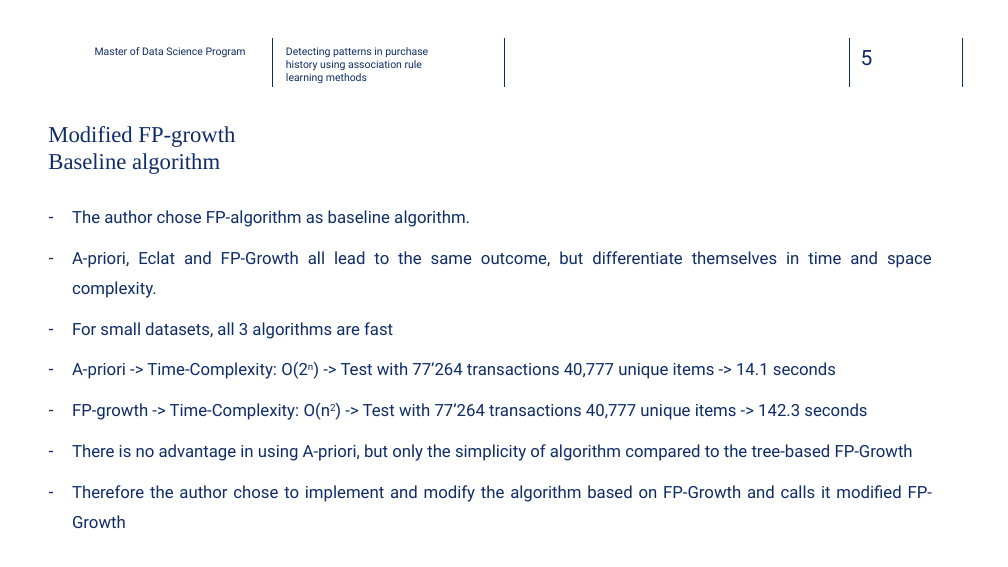
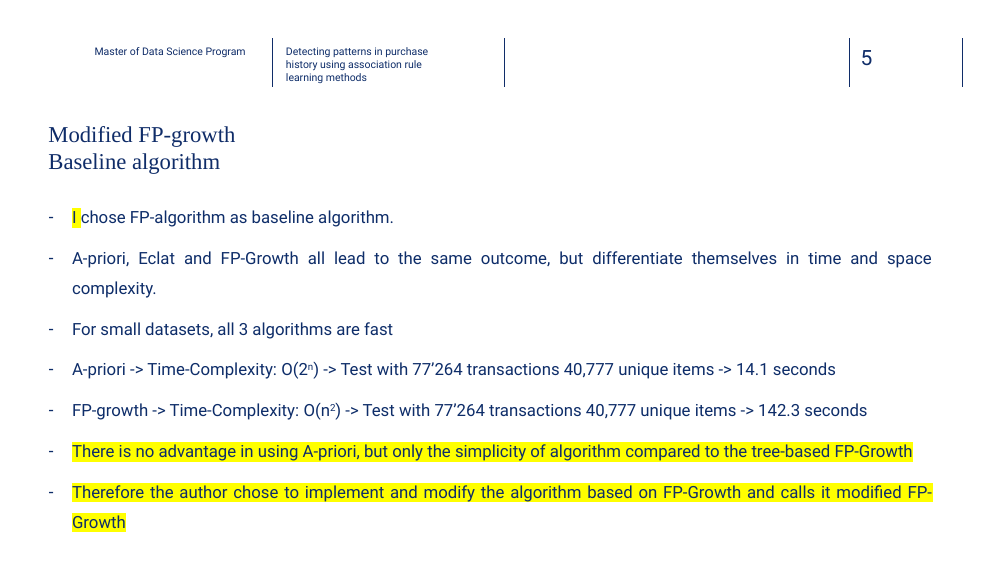
Before and after one commit to dawei7/Detecting-patterns-in-purchase-history-using-association-rule-learning-methods, a slide deck: slide 5 of MasterThesis/Presentation_Detecting-patterns-in-purchase-history-using-association-rule-learning-methods_latest.pptx. Drawn at 1008x567 pixels with LibreOffice and Linux fonts; fonts in the diff are those of the drawing; background and template pictures are left out. Boxes give left, top, right and bottom in pixels: in the first picture for what was removed or moved away, otherwise in the second. Text is boxed around its words. In the diff, an @@ line names an element or a change of style, - is before the commit and + after.

```diff
--- a/MasterThesis/Presentation_Detecting-patterns-in-purchase-history-using-association-rule-learning-methods_latest.pptx
+++ b/MasterThesis/Presentation_Detecting-patterns-in-purchase-history-using-association-rule-learning-methods_latest.pptx
@@ text at (x1=72, y1=210, x2=394, y2=227): text changed @@
-– The author chose FP-algorithm as baseline algorithm.
+– I chose FP-algorithm as baseline algorithm.
@@ text at (x1=72, y1=444, x2=932, y2=503): highlight none to #FFFF00 in "There is no advantage in using A-priori, ...", "Therefore the author chose to implement and ..." @@
```
Also in this commit, not shown: 1 other slide changed, 1 slide removed, 5 other files.
